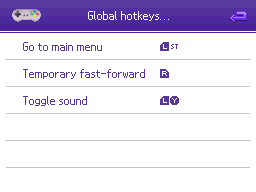
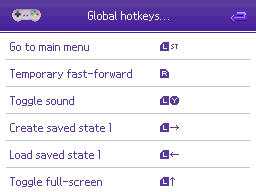
Layer changes from the first 256 x 192 image to the second:
painted on "Keys" over bbox(160, 123, 179, 186)
painted on "Text" over bbox(10, 42, 145, 187)
